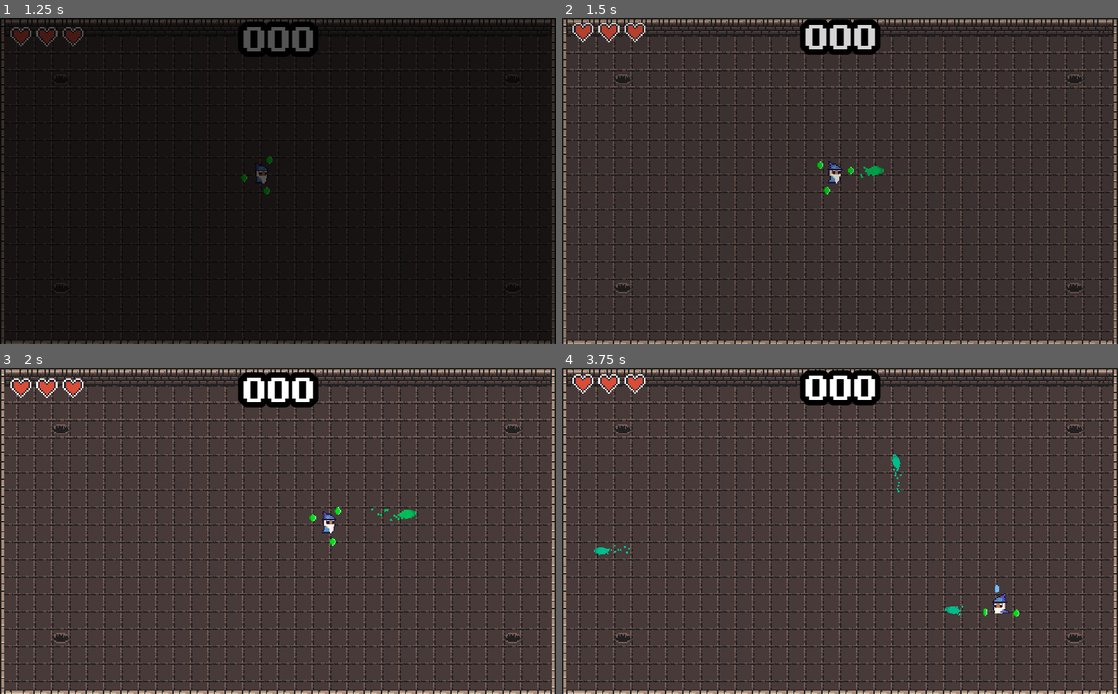
Above: before the commit, frames 1-4 (two rows, left to right).
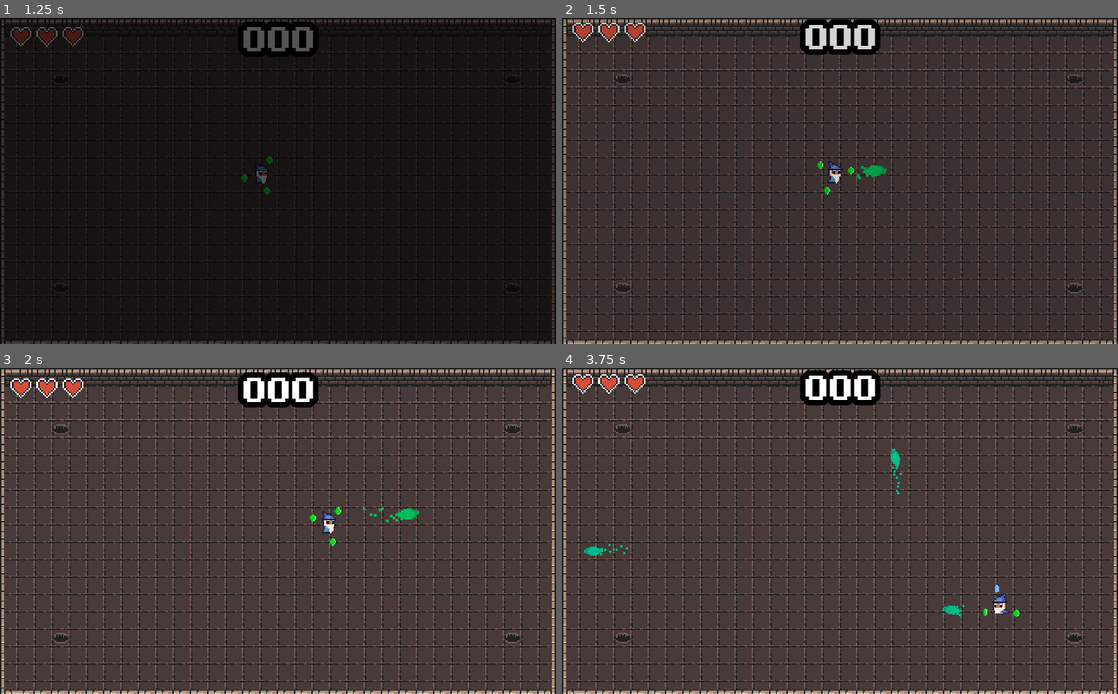
Above: after the commit, the same moments.

Repository: gfmota/scorespace_jam12
Game: Godot game, scene res://assets/scenes/Menu.tscn
The game is run twice, just before and just after one commit, with the same random seed, the same clock (stepped at 60 frames per second) and the same inputs. The project has no main scene, so this scene is started directly.
Inputs (mouse positions are in pixels of both pictures, inside the frame that each line leads up to):
- Up to frame 1 (1.25 s): click "PLAY" at 0.5 s
- Up to frame 2 (1.5 s): move the mouse to (962, 164) at 1.27 s; press the mouse at (962, 164) at 1.28 s; hold D (right) from 1.28 s (still down)
- Up to frame 3 (2 s): keep holding D (right)
- Up to frame 4 (3.75 s): move the mouse to (728, 547) at 2.02 s; release D (right) at 2.03 s; release the mouse at (728, 547) at 2.03 s; hold S (down) 2.03-2.78 s; tap X (blue_energy) at 2.1 s; click (728, 547) at 2.3 s; move the mouse to (895, 459) at 2.77 s; hold D (right) 2.78-3.53 s; hold Z (green_energy) 2.78-3.53 s; click (895, 459) at 3.05 s; move the mouse to (812, 596) at 3.52 s; hold W (up) from 3.53 s (still down); click (812, 596) at 3.6 s

Frame 1 is identical in both runs. In frame 2, less than 0.1% of the frame differs, in the area x 53-59%, y 45-50%; in frame 3, 0.1%; in frame 4, 0.2%, in the area x 4-73%, y 24-77%.

Commit message:
Buff shoot speed, scale and cd
Signed-off-by: Gabriel Mota <gabrielfmota134@gmail.com>

Diff:
--- a/assets/scenes/Player.tscn
+++ b/assets/scenes/Player.tscn
@@ -158,7 +158,7 @@
 shape = SubResource( 13 )
 
 [node name="ShootCD" type="Timer" parent="."]
-wait_time = 0.3
+wait_time = 0.25
 one_shot = true
 
 [node name="KnockbackTimer" type="Timer" parent="."]
--- a/assets/scripts/Player.gd
+++ b/assets/scripts/Player.gd
@@ -74,7 +74,7 @@
 				3:
 					color.z += 1
 		emit_signal("shoot_projectile", color)
-		shoot_cooldown.wait_time = 0.3 - 0.05 * color.y
+		shoot_cooldown.wait_time = 0.3 - 0.06 * color.y
 		shoot_cooldown.start()
 
 	if event.is_action_pressed("green_energy"):
--- a/assets/scripts/Shoot.gd
+++ b/assets/scripts/Shoot.gd
@@ -16,9 +16,9 @@
 	global_position = pos
 	direction = dir
 	rotation_degrees = rad2deg(dir.angle())
-	speed += color.y * 30
+	speed += color.y * 40
 	damage += color.z
-	scale = Vector2(1 + color.x/3, 1 + color.x/3)
+	scale = Vector2(1 + color.x/2, 1 + color.x/2)
 	match color:
 		Vector3(3, 0, 0):
 			modulate = colors[0]
@@ -34,7 +34,6 @@
 			modulate = colors[5]
 		Vector3(0, 3, 0):
 			modulate = colors[6]
-
 		Vector3(0, 2, 1):
 			modulate = colors[7]
 		Vector3(0, 1, 2):
